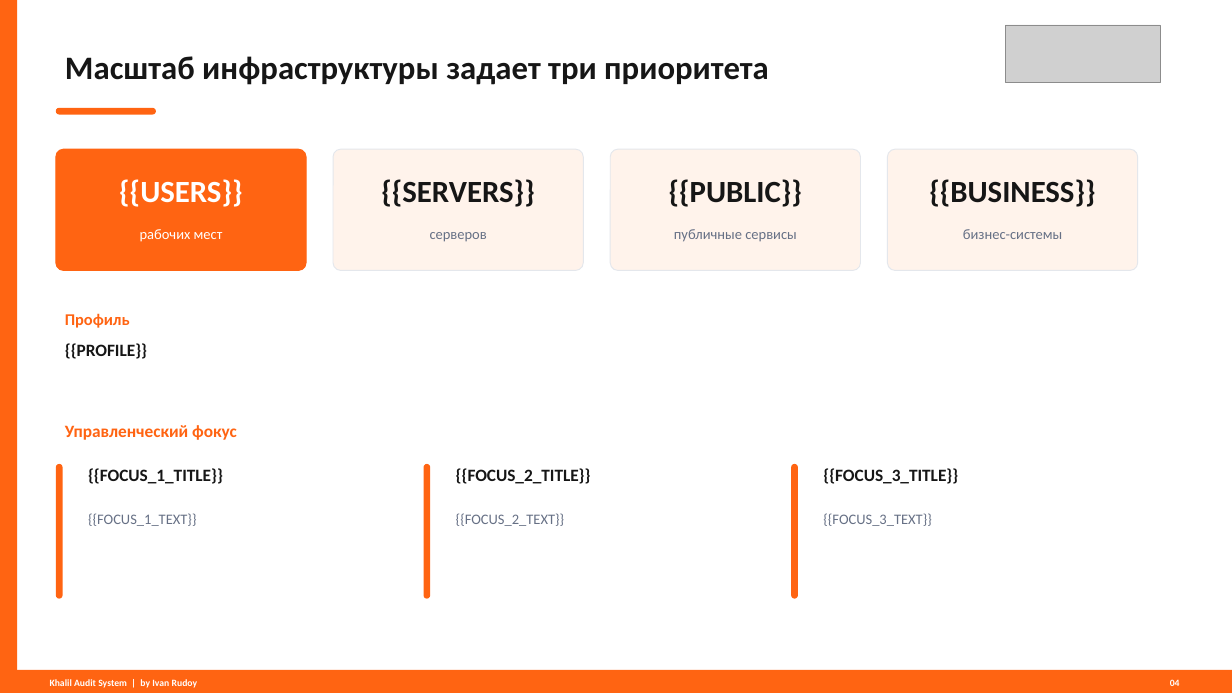
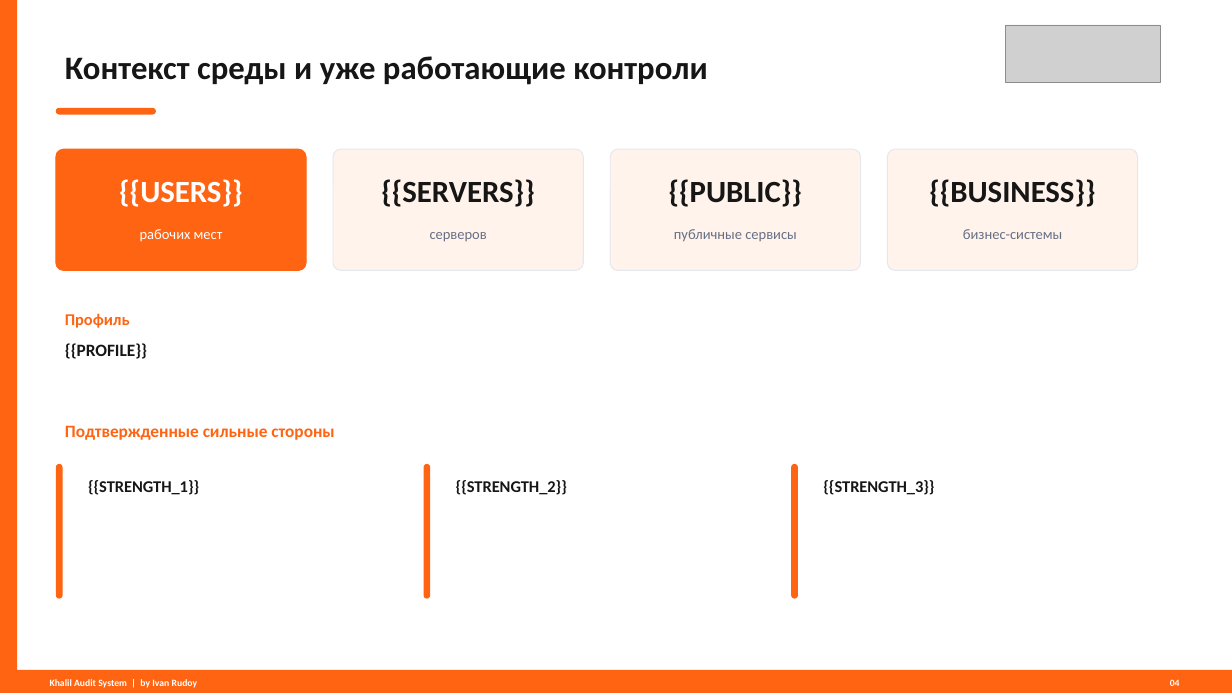
Before and after one commit to irudoy1982/Test, a slide deck: slide 4 of static/audit_presentation_khalil.pptx. Drawn at 1232x693 pixels with LibreOffice and Linux fonts; fonts in the diff are those of the drawing; grey boxes stand for pictures. Boxes give left, top, right and bottom in pixels: in the first picture for what was removed or moved away, otherwise in the second. Text is boxed around its words. In the diff, an @@ line names an element or a change of style, - is before the commit and + after.

```diff
--- a/static/audit_presentation_khalil.pptx
+++ b/static/audit_presentation_khalil.pptx
@@ text at [65,56,707,85]: text changed @@
-Масштаб инфраструктуры задает три приоритета
+Контекст среды и уже работающие контроли
@@ text at [65,425,334,440]: text changed @@
-Управленческий фокус
+Подтвержденные сильные стороны
@@ text removed at [456,468,591,484] @@
-{{FOCUS_2_TITLE}}
@@ text removed at [823,468,958,484] @@
-{{FOCUS_3_TITLE}}
@@ text at [88,480,199,495]: text changed; size 13.5 to 12.8 pt @@
-{{FOCUS_1_TITLE}}
+{{STRENGTH_1}}
@@ text at [456,480,567,495]: text changed; size 11.2 to 12.8 pt; text colour #667085 to #161616; bold on @@
-{{FOCUS_2_TEXT}}
+{{STRENGTH_2}}
@@ text at [823,480,934,495]: text changed; size 11.2 to 12.8 pt; text colour #667085 to #161616; bold on @@
-{{FOCUS_3_TEXT}}
+{{STRENGTH_3}}
@@ text removed at [88,513,197,526] @@
-{{FOCUS_1_TEXT}}
```
Also in this commit, not shown: 6 other slides changed, 6 slides added, 2 slides removed, 7 other files.
